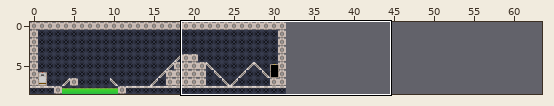
One commit to this Tiled map: src/assets/games/tiles/scifi/level00.tmx. The first picture is a wide view before the edit; the outline marks the close-up.
Close-up. Before the commit:
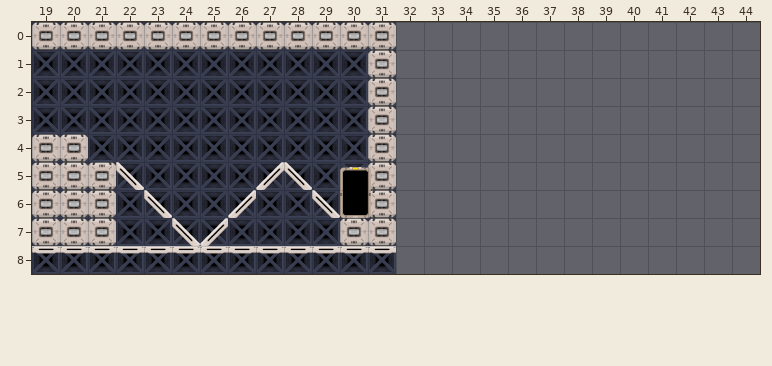
Cells are 256x256 px. Shown: x 19..44, y 0..8. The commit also changed other parts of the map, which this record leaves out. The old version is drawn lined up with the new one.
The same view after the edit:
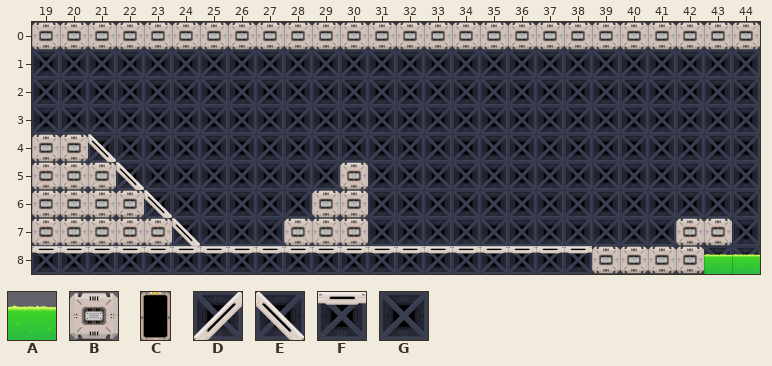
Key: from "Acid (1)": A 0; from "Box": B 0; from "DoorOpen": C 0; from "Tile (16)": D 0; from "Tile (17)": E 0; from "Tile (2)": F 0; from "Tile (5)": G 0.
_ is an empty cell.
Diff:
{"change": "map size 32x9 -> 64x9 cells"}
{"where": "layer \"background\""}
{"y":0,"x":32,"old":"_____________","new":"GGGGGGGGGGGGG"}
{"y":1,"x":32,"old":"_____________","new":"GGGGGGGGGGGGG"}
{"y":2,"x":32,"old":"_____________","new":"GGGGGGGGGGGGG"}
{"y":3,"x":32,"old":"_____________","new":"GGGGGGGGGGGGG"}
{"y":4,"x":32,"old":"_____________","new":"GGGGGGGGGGGGG"}
{"y":5,"x":32,"old":"_____________","new":"GGGGGGGGGGGGG"}
{"y":6,"x":32,"old":"_____________","new":"GGGGGGGGGGGGG"}
{"y":7,"x":32,"old":"_____________","new":"GGGGGGGGGGGGG"}
{"y":8,"x":39,"old":"______","new":"GGGGGG"}
{"where": "layer \"obstacle\""}
{"y":0,"x":32,"old":"_____________","new":"BBBBBBBBBBBBB"}
{"y":1,"x":31,"old":"B","new":"_"}
{"y":2,"x":31,"old":"B","new":"_"}
{"y":3,"x":31,"old":"B","new":"_"}
{"y":4,"x":21,"old":"_","new":"E"}
{"y":4,"x":31,"old":"B","new":"_"}
{"y":5,"x":27,"old":"DE","new":"__"}
{"y":5,"x":30,"old":"_B","new":"B_"}
{"y":6,"x":22,"old":"_","new":"B"}
{"y":6,"x":26,"old":"D","new":"_"}
{"y":6,"x":29,"old":"E_B","new":"BB_"}
{"y":7,"x":22,"old":"__","new":"BB"}
{"y":7,"x":25,"old":"D","new":"_"}
{"y":7,"x":28,"old":"__","new":"BB"}
{"y":7,"x":31,"old":"B","new":"_"}
{"y":7,"x":42,"old":"_","new":"B"}
{"y":8,"x":32,"old":"___________","new":"FFFFFFFBBBB"}
{"where": "layer \"doors\""}
{"y":6,"x":30,"old":"C","new":"_"}
{"where": "layer \"entities\""}
{"y":7,"x":43,"old":"_","new":"B"}
{"y":8,"x":43,"old":"__","new":"AA"}
